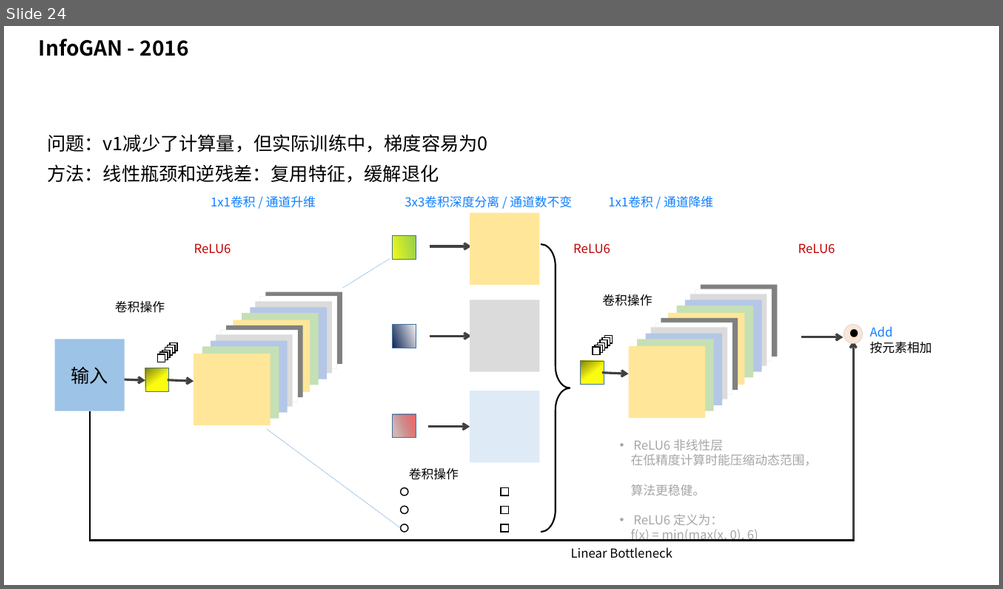
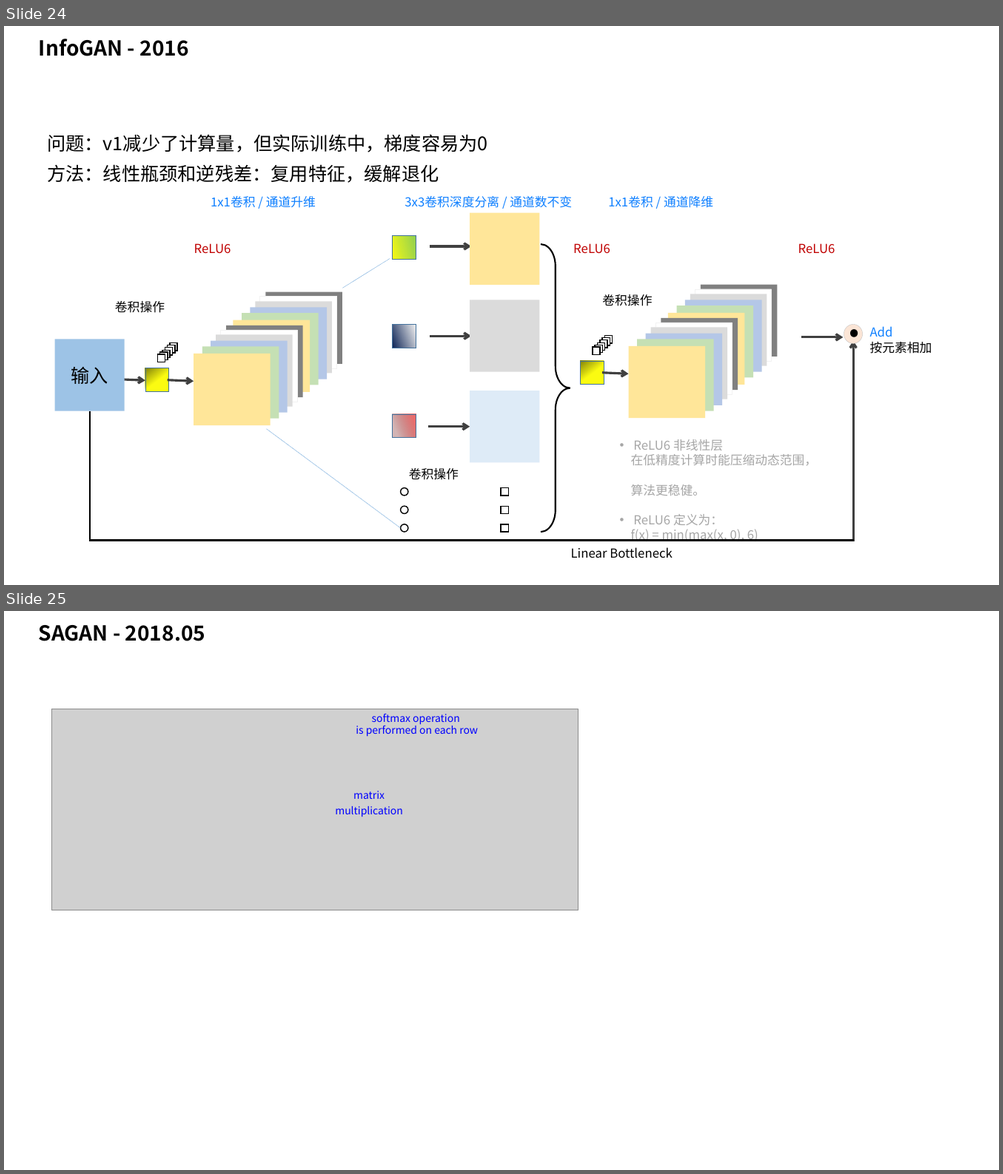
Before and after one commit to taylorguo/GAN_Understanding_Practicing, a slide deck: GAN_Understanding/GANunderstanding.pptx. Shown one above the other, each under a label of ours: slide 24 before the commit, slides 24 and 25 after it. The pictures are 1003x589 and 1003x1174 pixels, drawn with LibreOffice and Linux fonts; fonts in the diff are those of the drawing; grey boxes stand for pictures. Boxes give left, top, right and bottom in pixels: in the first picture for what was removed or moved away, otherwise in the second. Text is boxed around its words. In the diff, an @@ line names an element or a change of style, - is before the commit and + after.

```diff
--- a/GAN_Understanding/GANunderstanding.pptx
+++ b/GAN_Understanding/GANunderstanding.pptx
@@ slide 25 added at [4,611,999,1170], background #FFFFFF @@
@@ text added at [39,625,205,641], 20 pt, text #000000, bold @@
+SAGAN - 2018.05
@@ picture added at [52,709,578,910] @@
@@ text added at [356,713,478,737], 10 pt, text #0000FF @@
+softmax operation
+is performed on each row
@@ text added at [335,791,403,817], 10 pt, text #0000FF @@
+matrix
+multiplication
```
Also in this commit, not shown: 1 slide changed, 2 other files.
